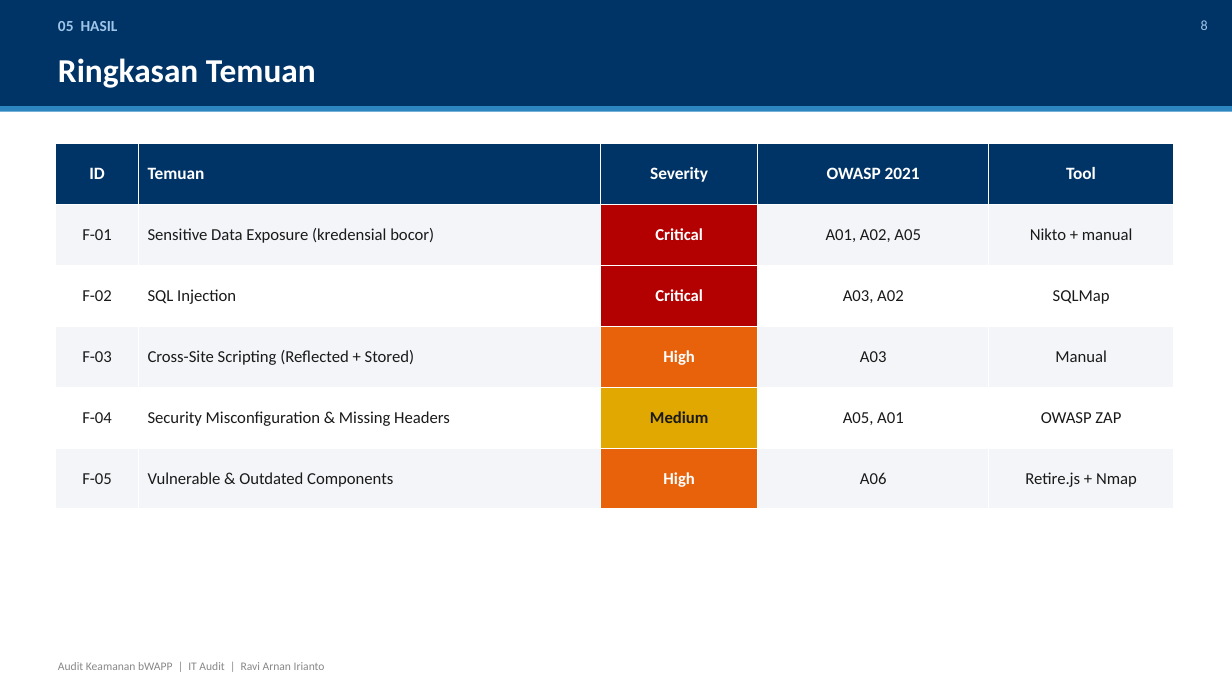
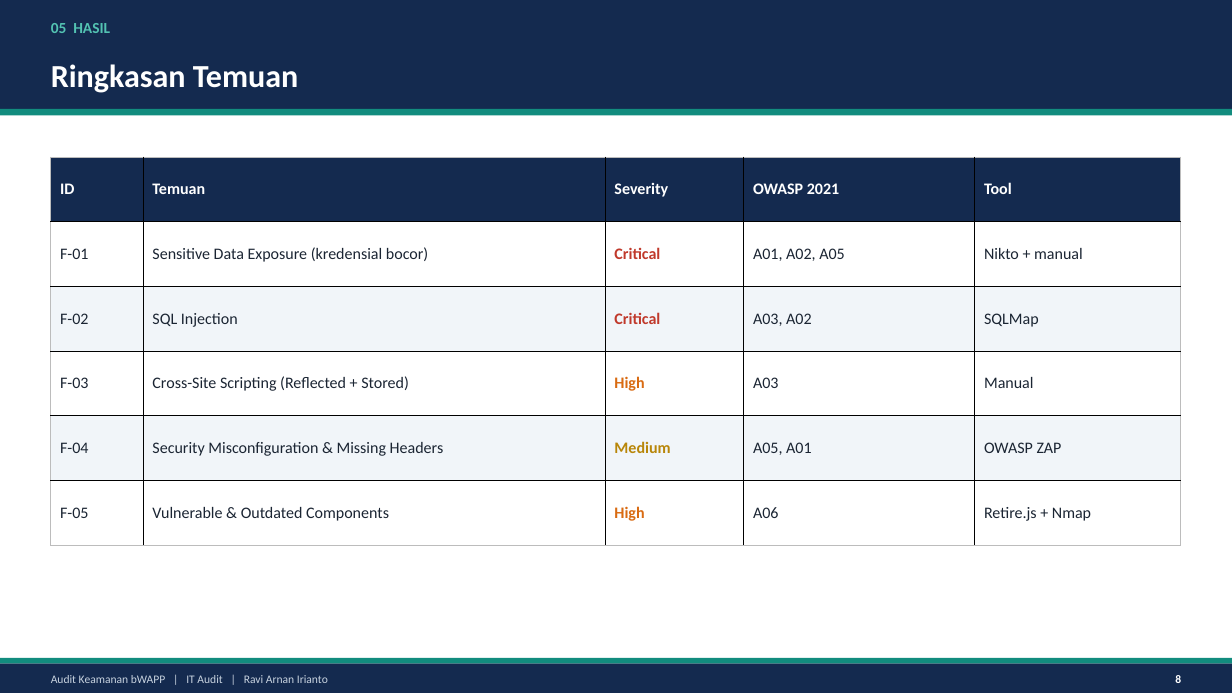
Before and after one commit to ravi-arnan/it-audit-bwapp, a slide deck: slide 8 of doc/presentasi_audit_bwapp.pptx. Drawn at 1232x693 pixels with LibreOffice and Linux fonts; fonts in the diff are those of the drawing. Boxes give left, top, right and bottom in pixels: in the first picture for what was removed or moved away, otherwise in the second. Text is boxed around its words. In the diff, an @@ line names an element or a change of style, - is before the commit and + after.

```diff
--- a/doc/presentasi_audit_bwapp.pptx
+++ b/doc/presentasi_audit_bwapp.pptx
@@ rectangle at [0, 0, 1232, 109]: fill #003366 to #142A4F @@
@@ text "05 HASIL" at [51, 23, 110, 33]: text colour #9FC5E8 to #53C2B2; less space between paragraphs @@
@@ text "Ringkasan Temuan": place and size @@
-text "Ringkasan Temuan" at [58, 58, 316, 88]
+text "Ringkasan Temuan" at [51, 64, 298, 93]
@@ text "Ringkasan Temuan" at [51, 64, 298, 93]: size 26 to 25 pt; less space between paragraphs @@
@@ rectangle: place and size @@
-rectangle at [0, 106, 1232, 112]
+rectangle at [0, 109, 1232, 116]
@@ rectangle at [0, 109, 1232, 116]: fill #2E86C1 to #128C7E @@
@@ table at [51, 157, 1181, 545] @@
@@ fill #003366 to #142A4F in row 1 @@
@@ fill #F3F5F8 to #FFFFFF in 12 cells @@
@@ fill #B30000 to #FFFFFF in row 2, column 3 @@
@@ fill #FFFFFF to #F1F5F9 in 8 cells @@
@@ fill #B30000 to #F1F5F9 in row 3, column 3 @@
@@ fill #E8620C to #FFFFFF in 2 cells @@
@@ fill #E0A800 to #F1F5F9 in row 5, column 3 @@
@@ size 13.5 to 12.5 pt in "ID", "Temuan", "Severity", "OWASP 2021" and 1 more places @@
@@ size 13 to 12.5 pt @@
@@ text colour #1A1A1A to #1B2533 in "F-01", "Sensitive Data Exposure (kredensial bocor)", "A01, A02, A05", "Nikto + manual" and 16 more places @@
@@ text colour #FFFFFF to #C0392B in "Critical", "Critical" @@
@@ text colour #FFFFFF to #D96B12 in "High", "High" @@
@@ text colour #1A1A1A to #B88609 in "Medium" @@
@@ alignment centre to left @@
@@ borders changed @@
@@ table: place and size @@
-table at [55, 143, 1174, 509]
+table at [51, 157, 1181, 545]
@@ rectangle added at [0, 658, 1232, 664], fill #128C7E @@
@@ rectangle added at [0, 664, 1232, 693], fill #142A4F @@
@@ text "Audit Keamanan bWAPP | IT ...": place and size @@
-text "Audit Keamanan bWAPP | IT ..." at [58, 662, 325, 670]
+text "Audit Keamanan bWAPP | IT ..." at [51, 675, 328, 683]
@@ text "Audit Keamanan bWAPP | IT ..." at [51, 675, 328, 683]: text colour #888888 to #C7D2DF; less space between paragraphs; vertical alignment top to middle @@
@@ text "8": place and size @@
-text "8" at [1201, 20, 1208, 30]
+text "8" at [1175, 675, 1181, 683]
@@ text "8" at [1175, 675, 1181, 683]: size 11 to 9 pt, text colour #9FC5E8 to #FFFFFF, bold on; less space between paragraphs; vertical alignment top to middle @@
```
Also in this commit, not shown: 16 other slides changed, 2 other files.
